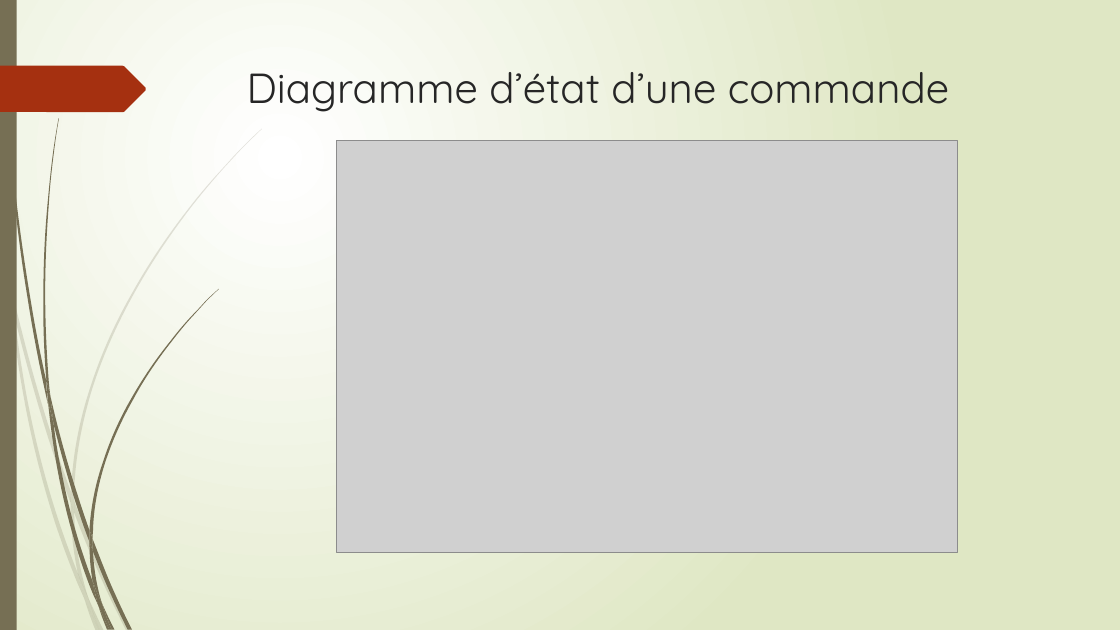
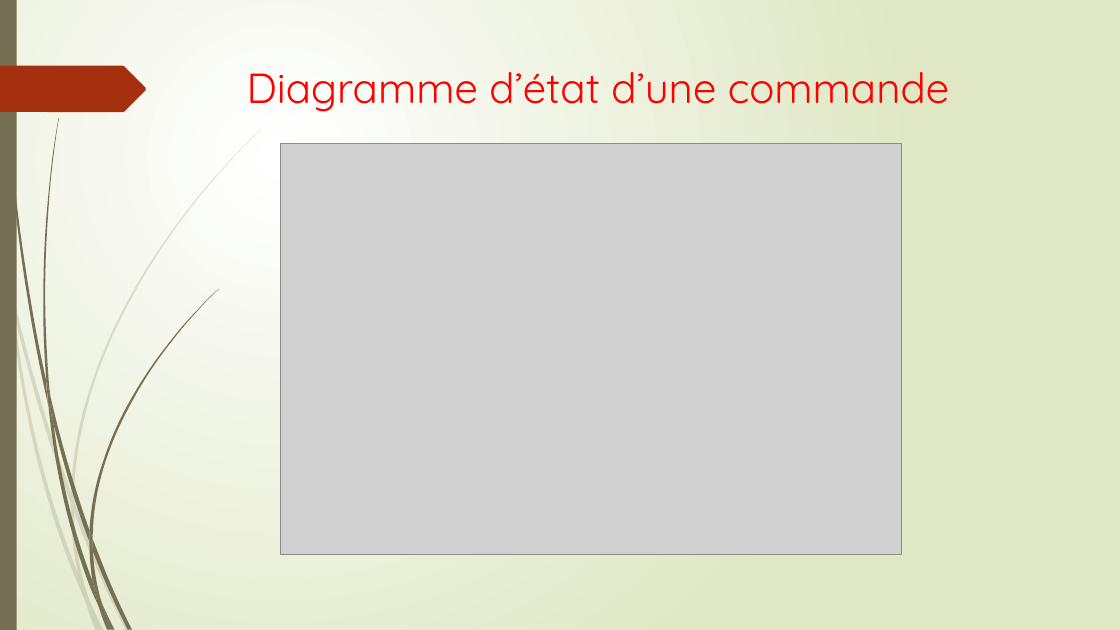
Before and after one commit to enyo10/Project4, a slide deck: slide 7 of OC Pizzeria.pptx (slide 8 before the commit). Drawn at 1120x630 pixels with LibreOffice and Linux fonts; fonts in the diff are those of the drawing; grey boxes stand for pictures. Boxes give left, top, right and bottom in pixels: in the first picture for what was removed or moved away, otherwise in the second. Text is boxed around its words. In the diff, an @@ line names an element or a change of style, - is before the commit and + after.

```diff
--- a/OC Pizzeria.pptx
+++ b/OC Pizzeria.pptx
@@ title "Diagramme d’état d’une commande" at bbox=[247, 72, 949, 112]: text colour #262626 to #FF0000 @@
@@ picture: place and size @@
-picture at bbox=[337, 140, 958, 552]
+picture at bbox=[281, 143, 902, 555]
```
Also in this commit, not shown: 6 other slides changed, 1 slide added, 2 slides removed, 7 other files.
